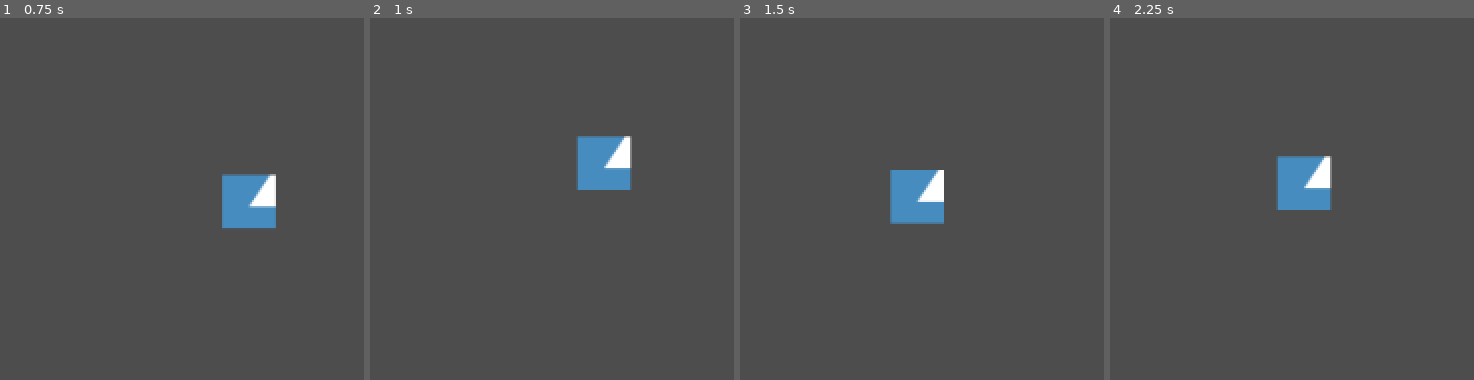
Above: before the commit, frames 1-4 (left to right).
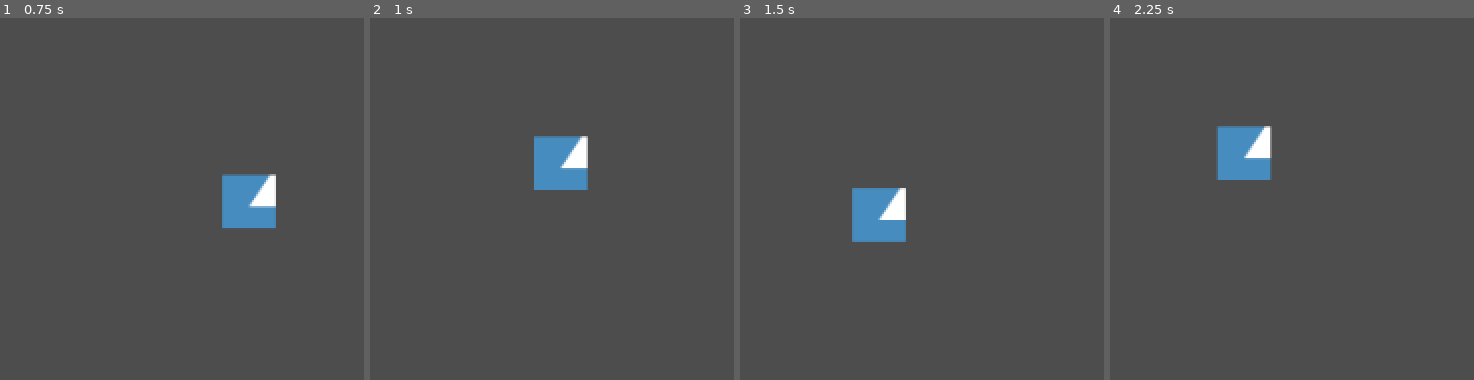
Above: after the commit, the same moments.

Repository: BlueHeronGames/dungeon-crawler-maker
Game: Godot game, scene res://scenes/crawl_dungeon_scene.tscn
Same seed, same stepped clock (60 frames per second), same inputs: the game is played once before the commit and once after it. The engine's default icon, where the game draws it, is replaced by a stand-in: a white triangle on a blue panel in a dark square.
Inputs:
- Up to frame 1 (0.75 s): hold Right (ui_right) from 0.53 s (still down)
- Up to frame 2 (1 s): keep holding Right (ui_right)
- Up to frame 3 (1.5 s): release Right (ui_right) at 1.28 s; hold Down (ui_down) from 1.28 s (still down)
- Up to frame 4 (2.25 s): release Down (ui_down) at 2.03 s; hold Right (ui_right) from 2.03 s (still down)

Frame 1 is identical in both runs. In frame 2, 3.9% of the frame differs, in the area x 45-72%, y 32-48%; in frame 3, 3.9%; in frame 4, 4.6%, in the area x 29-61%, y 29-54%.

Commit message:
Collision detection via grid, not physics

Diff:
--- a/game_template/scenes/entities/player.gd
+++ b/game_template/scenes/entities/player.gd
@@ -7,10 +7,12 @@
 @export var camera_path: NodePath = NodePath("Camera2D")
 @export var collision_shape_path: NodePath = NodePath("CollisionShape2D")
 @export var sprite_path: NodePath = NodePath("Sprite2D")
+@export var dungeon_map_path: NodePath = NodePath("../Dungeon")
 
 @onready var camera: Camera2D = get_node_or_null(camera_path)
 @onready var _collision_shape: CollisionShape2D = get_node_or_null(collision_shape_path)
 @onready var _sprite: Sprite2D = get_node_or_null(sprite_path)
+@onready var _dungeon_map: DungeonMap = get_node_or_null(dungeon_map_path)
 
 var _config: GameConfig
 
@@ -27,7 +29,7 @@
 	if direction == Vector2.ZERO:
 		return
 
-	move_by_offset(direction * step_size)
+	_attempt_grid_move(direction)
 
 func _read_movement_input() -> Vector2:
 	var horizontal := Input.get_action_strength("ui_right") - Input.get_action_strength("ui_left")
@@ -68,10 +70,12 @@
 
 func _apply_tile_metrics(tile_size: int) -> void:
 	step_size = float(tile_size)
-	if _collision_shape and _collision_shape.shape is RectangleShape2D:
-		var rect := _collision_shape.shape as RectangleShape2D
-		rect.size = Vector2(tile_size, tile_size)
-		_collision_shape.position = Vector2(tile_size * 0.5, tile_size * 0.5)
+	if _collision_shape:
+		_collision_shape.position = Vector2.ZERO # keep collisions centered on the entity
+		if _collision_shape.shape is RectangleShape2D:
+			var rect := _collision_shape.shape as RectangleShape2D
+			var padding:float = max(1.0, tile_size * 0.05) # small inset prevents walls from blocking adjacent tiles
+			rect.size = Vector2(tile_size - padding, tile_size - padding)
 	if _sprite:
 		var base_size := Vector2.ONE
 		if _sprite.region_enabled:
@@ -81,3 +85,19 @@
 		if base_size.x != 0 and base_size.y != 0:
 			var scale := tile_size / base_size.x
 			_sprite.scale = Vector2(scale, scale)
+
+func _attempt_grid_move(direction: Vector2) -> void:
+	var step_direction := Vector2i(int(sign(direction.x)), int(sign(direction.y)))
+	if step_direction == Vector2i.ZERO:
+		return
+	if _dungeon_map == null:
+		move_by_offset(direction * step_size)
+		return
+
+	var current_cell := _dungeon_map.world_to_cell(global_position)
+	var target_cell := current_cell + step_direction
+	if not _dungeon_map.is_cell_walkable(target_cell):
+		return
+
+	var target_position := _dungeon_map.cell_to_world_center(target_cell)
+	move_to_position(target_position)
--- a/game_template/scenes/entities/player.tscn
+++ b/game_template/scenes/entities/player.tscn
@@ -9,15 +9,16 @@
 [node name="Player" type="CharacterBody2D" groups=["player"]]
 texture_filter = 1
 script = ExtResource("1_08t41")
-
-[node name="CollisionShape2D" type="CollisionShape2D" parent="."]
-shape = SubResource("RectangleShape2D_0qees")
+dungeon_map_path = NodePath("../Dungeon")
 
 [node name="Sprite2D" type="Sprite2D" parent="."]
 texture = ExtResource("1_ucweq")
 region_enabled = true
 region_rect = Rect2(28, 47, 32, 32)
 
+[node name="CollisionShape2D" type="CollisionShape2D" parent="."]
+shape = SubResource("RectangleShape2D_0qees")
+
 [node name="Camera2D" type="Camera2D" parent="."]
 limit_smoothed = true
 position_smoothing_enabled = true
--- a/game_template/scripts/dungeon_map.gd
+++ b/game_template/scripts/dungeon_map.gd
@@ -17,6 +17,8 @@
 var _atlas_source_id := -1
 var _tile_coords_by_type: Dictionary = {}
 var _physics_layer_id := -1
+var _walkable_grid: Array = []
+var _map_size: Vector2i = Vector2i(DEFAULT_MAP_WIDTH, DEFAULT_MAP_HEIGHT)
 
 @onready var _player: Node2D = get_node_or_null(player_path)
 
@@ -28,6 +30,11 @@
 	_configure_tileset(tileset_info)
 
 	var generation_result := _generate_layout(_config.get_room_requests())
+	_walkable_grid = generation_result.get("walkable", [])
+	_map_size = Vector2i(
+		int(generation_result.get("map_width", DEFAULT_MAP_WIDTH)),
+		int(generation_result.get("map_height", DEFAULT_MAP_HEIGHT))
+	)
 	_paint_tiles(generation_result)
 	_position_player(generation_result)
 
@@ -340,10 +347,38 @@
 		return
 
 	var spawn: Vector2i = result.get("player_spawn", Vector2i.ZERO)
-	var spawn_pos := Vector2(spawn.x * _tile_size + _tile_size * 0.5, spawn.y * _tile_size + _tile_size * 0.5)
-	_player.global_position = to_global(spawn_pos)
+	_player.global_position = cell_to_world_center(spawn)
 
 	if _player.has_method("configure_camera_limits"):
-		var map_width := int(result.get("map_width", DEFAULT_MAP_WIDTH))
-		var map_height := int(result.get("map_height", DEFAULT_MAP_HEIGHT))
-		_player.configure_camera_limits(Vector2i(map_width, map_height), _tile_size)
+		_player.configure_camera_limits(_map_size, _tile_size)
+
+func is_cell_walkable(cell: Vector2i) -> bool:
+	if _walkable_grid.is_empty():
+		return false
+	if cell.x < 0 or cell.y < 0:
+		return false
+	if cell.y >= _walkable_grid.size():
+		return false
+	var row : Variant = _walkable_grid[cell.y]
+	if not (row is Array):
+		return false
+	if cell.x >= row.size():
+		return false
+	return bool(row[cell.x])
+
+func world_to_cell(world_position: Vector2) -> Vector2i:
+	var local_position := to_local(world_position)
+	return Vector2i(
+		int(floor(local_position.x / _tile_size)),
+		int(floor(local_position.y / _tile_size))
+	)
+
+func cell_to_world_center(cell: Vector2i) -> Vector2:
+	var local_position := Vector2(
+		cell.x * _tile_size + _tile_size * 0.5,
+		cell.y * _tile_size + _tile_size * 0.5
+	)
+	return to_global(local_position)
+
+func get_tile_size() -> int:
+	return _tile_size
--- a/game_template/scripts/entity.gd
+++ b/game_template/scripts/entity.gd
@@ -25,7 +25,8 @@
 func move_by_offset(offset: Vector2) -> void:
 	if offset == Vector2.ZERO:
 		return
-	if test_move(global_transform, offset):
+	var collision := move_and_collide(offset, true, 0.0, false) # zero-margin probe to see if a collider blocks the step
+	if collision:
 		return
 	move_to_position(global_position + offset)
 
